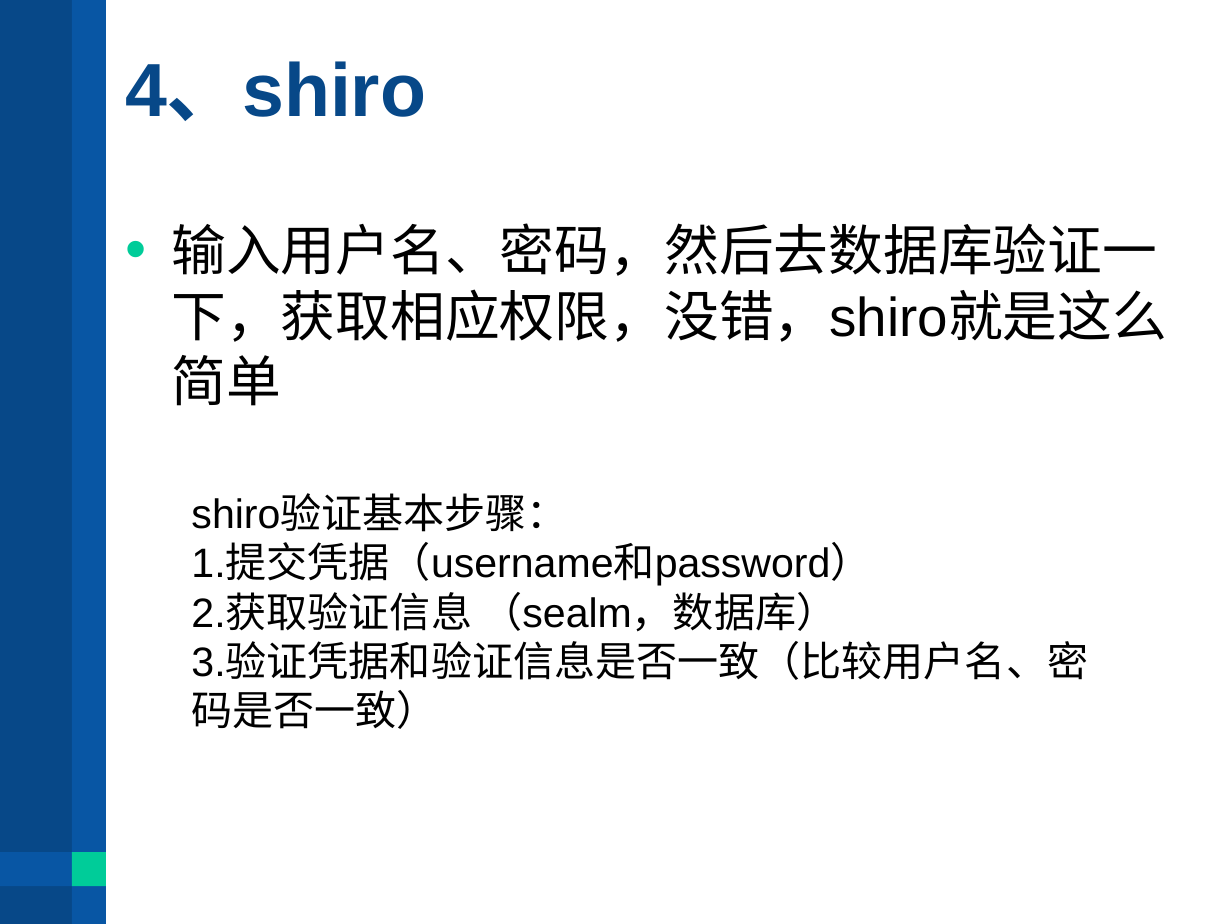
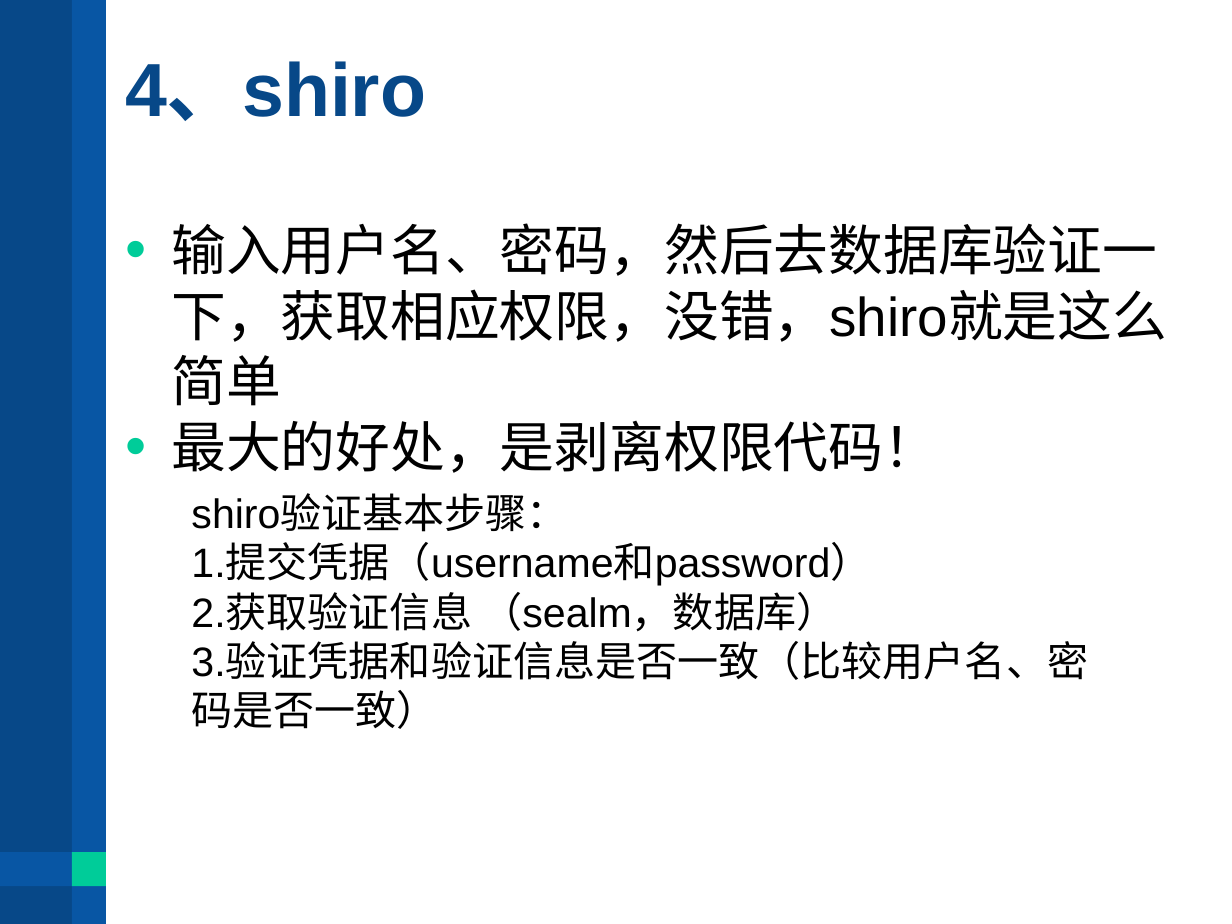
Before and after one commit to wenzi666666/zyzx, a slide deck: slide 9 of docs/j2ee快速开发框架-zhl-cloud.pptx. Drawn at 1232x924 pixels with LibreOffice and Linux fonts; fonts in the diff are those of the drawing. Boxes give left, top, right and bottom in pixels: in the first picture for what was removed or moved away, otherwise in the second. Text is boxed around its words. In the diff, an @@ line names an element or a change of style, - is before the commit and + after.

```diff
--- a/docs/j2ee快速开发框架-zhl-cloud.pptx
+++ b/docs/j2ee快速开发框架-zhl-cloud.pptx
@@ text at (171,421,938,473): paragraph added @@
+• 最大的好处，是剥离权限代码！
```
Also in this commit, not shown: 2 other files.
